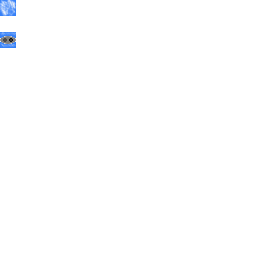
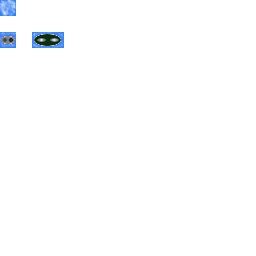
Comparing the layer stacks of the two (256, 256) images. Changes:
painted on "Background" over [0, 0, 64, 48]
